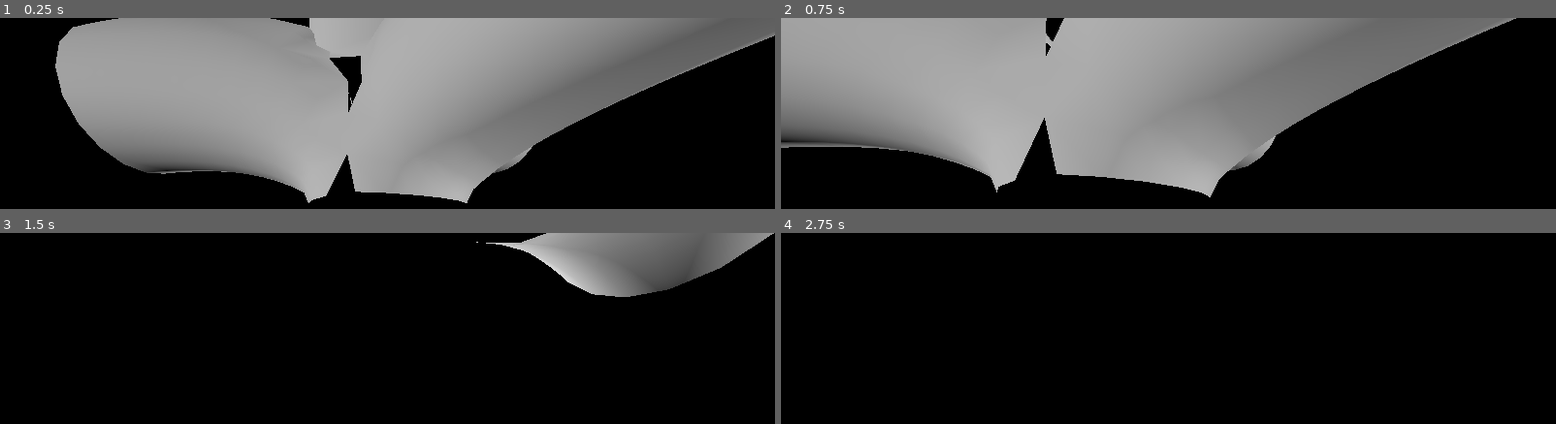
Above: before the commit, frames 1-4 (two rows, left to right).
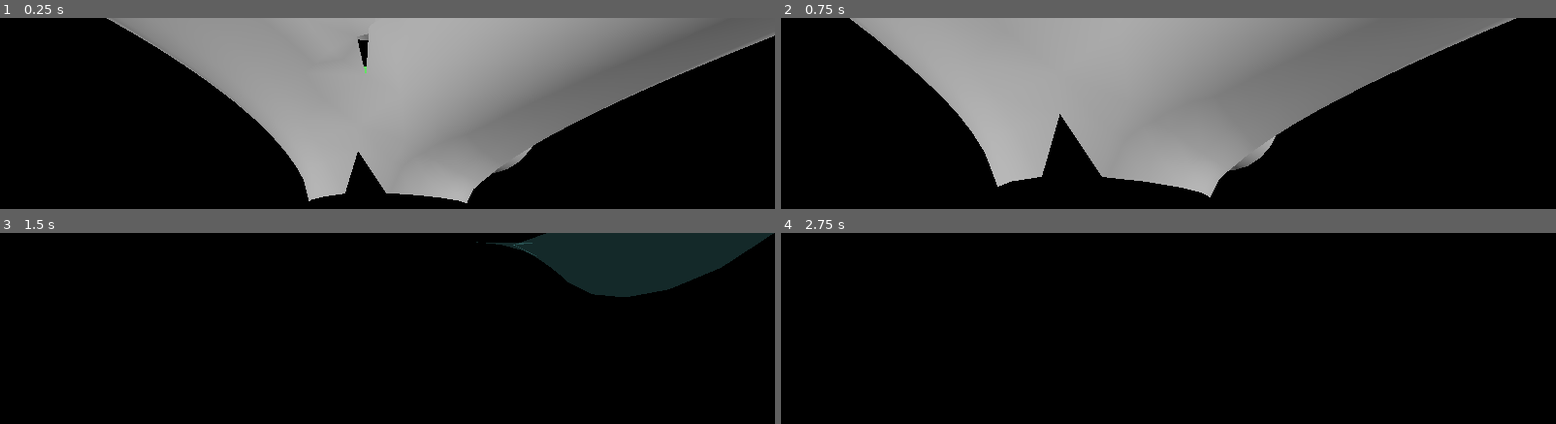
Above: after the commit, the same moments.

Repository: EpEpDragon/Modules
Game: Godot game, scene res://meshing_test.tscn
The game is run twice, just before and just after one commit, with the same random seed, the same clock (stepped at 60 frames per second) and the same inputs.
Inputs (mouse positions are in pixels of both pictures, inside the frame that each line leads up to):
- Up to frame 1 (0.25 s): no input
- Up to frame 2 (0.75 s): tap Enter at 0.5 s; move the mouse to (outside the picture) at 0.52 s; press the mouse at (outside the picture) at 0.53 s; hold W (move_forward) from 0.53 s (still down)
- Up to frame 3 (1.5 s): keep holding W (move_forward); move the mouse to (outside the picture) at 1.27 s; release the mouse at (outside the picture) at 1.28 s; click (outside the picture) at 1.35 s
- Up to frame 4 (2.75 s): keep holding W (move_forward); tap Space (move_up) at 2 s; move the mouse to (outside the picture) at 2.02 s; press the mouse at (outside the picture) at 2.03 s

The runs differ from the first frame. In frame 1, 17% of the frame differs, in the area x 7-50%, y 0-97%; in frame 2, 15%; in frame 3, 7.3%; in frame 4, nothing differs.
Error before the commit: Division by zero error in operator '/'. (res://meshing_test.gd:298)
Error after the commit: Invalid access of index '23' on a base object of type: 'Array'. (res://meshing_test.gd:315)

Commit message:
Fixed bug where loose vertex was included in edgle loop, added overdraw view, some overdraw present on hole filling

Diff:
--- a/TreeGen/Camera3D.gd
+++ b/TreeGen/Camera3D.gd
@@ -17,6 +17,13 @@
 	handle_movement_rotate(event)
 	if event.is_action_pressed("quit"):
 		get_tree().quit()
+	elif event.is_action_pressed("change_view"):
+		if get_viewport().debug_draw == Viewport.DEBUG_DRAW_DISABLED:
+			get_viewport().debug_draw = Viewport.DEBUG_DRAW_WIREFRAME
+		elif get_viewport().debug_draw == Viewport.DEBUG_DRAW_WIREFRAME:
+			get_viewport().debug_draw = Viewport.DEBUG_DRAW_OVERDRAW
+		else:
+			get_viewport().debug_draw = Viewport.DEBUG_DRAW_DISABLED
 
 
 func handle_movement_translate(delta):
--- a/TreeGen/meshing_test.gd
+++ b/TreeGen/meshing_test.gd
@@ -17,7 +17,6 @@
 
 var tim1 = Time.get_unix_time_from_system()
 func _ready():
-#	get_viewport().debug_draw = Viewport.DEBUG_DRAW_WIREFRAME
 	var curves = [$Path3D.get_curve(), $Path3D2.get_curve(), $Path3D3.get_curve(), $Path3D4.get_curve()]
 	# Get vertecices ordered by branch and disc
 	var data = generate_vertices(curves,0.5)
@@ -148,6 +147,9 @@
 						indices.append(branches[b_i][d_i+1][0][i])
 						indices.append(branches[b_i][d_i+1][0][i_next])
 					# Remove jagged edges by filling with triangle
+					var conn = (int(branches[b_i][d_i-1][1][i]) + int(branches[b_i][d_i-1][1][i-1]) + int(branches[b_i][d_i-1][1][i_next]) +
+								int(branches[b_i][d_i][1][i-1]) + int(branches[b_i][d_i][1][i_next]) +
+								int(branches[b_i][d_i+1][1][i]) + int(branches[b_i][d_i+1][1][i-1]) + int(branches[b_i][d_i+1][1][i_next]))
 					if (branches[b_i][d_i-1][1][i] && branches[b_i][d_i][1][i-1]
 						&& branches[b_i][d_i][1][i_next]):
 							if not branches[b_i][d_i-1][1][i_next]:
@@ -158,12 +160,25 @@
 								indices.append(branches[b_i][d_i-1][0][i])
 								indices.append(branches[b_i][d_i][0][i-1])
 								indices.append(branches[b_i][d_i][0][i])
+
 					# Edge loop
-					elif (not branches[b_i][d_i-1][1][i] ||
-						not branches[b_i][d_i][1][i_next] ||
-						not branches[b_i][d_i][1][i-1] ||
-						not branches[b_i][d_i+1][1][i]):
-							edge_loops[b_i+1].append(branches[b_i][d_i][0][i])
+#					elif ((not branches[b_i][d_i-1][1][i] || not branches[b_i][d_i+1][1][i]) &&
+#						(branches[b_i][d_i][1][i_next] && branches[b_i][d_i][1][i-1]) ||
+#						(branches[b_i][d_i][1][i_next] != branches[b_i][d_i][1][i-1])):
+#							edge_loops[b_i+1].append(branches[b_i][d_i][0][i])
+#					elif (not branches[b_i][d_i-1][1][i] ||
+#						not branches[b_i][d_i+1][1][i] ||
+#						not branches[b_i][d_i][1][i_next] ||
+#						not branches[b_i][d_i][1][i-1]):
+#							edge_loops[b_i+1].append(branches[b_i][d_i][0][i])
+#					elif not (branches[b_i][d_i-1][1][i] &&
+#							branches[b_i][d_i+1][1][i] &&
+#							branches[b_i][d_i][1][i_next] &&
+#							branches[b_i][d_i][1][i-1]):
+#								edge_loops[b_i+1].append(branches[b_i][d_i][0][i])
+					elif (conn > 2):
+						edge_loops[b_i+1].append(branches[b_i][d_i][0][i])
+#					edge_loops[b_i+1].append(branches[b_i][d_i][0][i])
 
 	# Order loops
 	var loops_ordered = []
@@ -173,7 +188,7 @@
 		loops_ordered[l+1] = order_loop(edge_loops[l+1], arr)
 	var l = loops_ordered[0]
 
-	loops_ordered = merge_loops(loops_ordered, arr, indices)
+	merge_loops(loops_ordered, arr, indices)
 	######## DEBUG #########
 #	var debug_edge_loops = []
 ##	#	point_cloud2.add_points(arr[Mesh.ARRAY_VERTEX][edge_loops[0]])
@@ -182,7 +197,7 @@
 #		debug_edge_loops.append(DebugDraw.new_line_seg(Vector3.ZERO, color_arr[l_i]))
 #		for p_i in range(loops_ordered[l_i].size()):
 #			var pos = arr[Mesh.ARRAY_VERTEX][loops_ordered[l_i][p_i]]
-##			labels.append(DebugDraw.new_label(str(p_i),pos,$Camera))
+#			labels.append(DebugDraw.new_label(str(p_i),pos,$Camera))
 ##			point_cloud2.add_point(pos)
 #			debug_edge_loops[-1].add_point(pos)
 #		debug_edge_loops[-1].construct()
@@ -249,9 +264,9 @@
 				if !merge_points[l_i][p_i].is_empty():
 					continue
 
-#				# DEBUG
-#				if i == 1:
-#						point_cloud3.add_point(arr[Mesh.ARRAY_VERTEX][loops[l_i][p_i]])
+				# DEBUG
+				if i == 1:
+					point_cloud3.add_point(arr[Mesh.ARRAY_VERTEX][loops[l_i][p_i]])
 
 				var short = INF
 				var sp_i = null
@@ -283,9 +298,9 @@
 						arr[Mesh.ARRAY_VERTEX][loops[m[0]][m[1]]] = merge_vert
 						arr[Mesh.ARRAY_NORMAL][loops[m[0]][m[1]]] = merge_normal
 
-#					# DEBUG
-#					if i == 1:
-#						point_cloud.add_point(merge_vert)
+					# DEBUG
+					if i == 1:
+						point_cloud.add_point(merge_vert)
 
 	# Patch holes
 	var patch_indices:PackedInt32Array = []
@@ -294,7 +309,11 @@
 		for p_i in range(loops[l_i].size()):
 			if merge_points[l_i][p_i][0][0] != merge_points[l_i][p_i-1][0][0]:
 				# Find increment direction of connected loop
-				var inc = merge_points[l_i][p_i][0][1] - merge_points[l_i][p_i+1][0][1]
+				var inc = 0
+				var i = 1
+				while inc == 0:
+					inc = merge_points[l_i][p_i][0][1] - merge_points[l_i][p_i+i][0][1]
+					i += 1
 				inc = inc/abs(inc)
 
 				# Make triangle
--- a/TreeGen/meshing_test.tscn
+++ b/TreeGen/meshing_test.tscn
@@ -12,7 +12,7 @@
 
 [sub_resource type="Curve3D" id="Curve3D_7gku2"]
 _data = {
-"points": PackedVector3Array(0.0655044, -0.807151, 0.17178, 0, 1, 0, 0, 1, 0, 0, 0, 0, 0, 0.5, 0, -1.83532, 1.82759, -0.226387),
+"points": PackedVector3Array(0.0655044, -0.807151, 0.17178, 0, 1, 0, 0, 1, 0, 0, 0, 0, 0, 0.5, 0, -1.41992, 2.50202, 0.589283),
 "tilts": PackedFloat32Array(0, 0)
 }
 point_count = 2
--- a/TreeGen/project.godot
+++ b/TreeGen/project.godot
@@ -62,3 +62,8 @@
 "events": [Object(InputEventKey,"resource_local_to_scene":false,"resource_name":"","device":0,"window_id":0,"alt_pressed":false,"shift_pressed":false,"ctrl_pressed":false,"meta_pressed":false,"pressed":false,"keycode":0,"physical_keycode":4194305,"unicode":0,"echo":false,"script":null)
 ]
 }
+change_view={
+"deadzone": 0.5,
+"events": [Object(InputEventMouseButton,"resource_local_to_scene":false,"resource_name":"","device":-1,"window_id":0,"alt_pressed":false,"shift_pressed":false,"ctrl_pressed":false,"meta_pressed":false,"button_mask":0,"position":Vector2(0, 0),"global_position":Vector2(0, 0),"factor":1.0,"button_index":1,"pressed":false,"double_click":false,"script":null)
+]
+}
